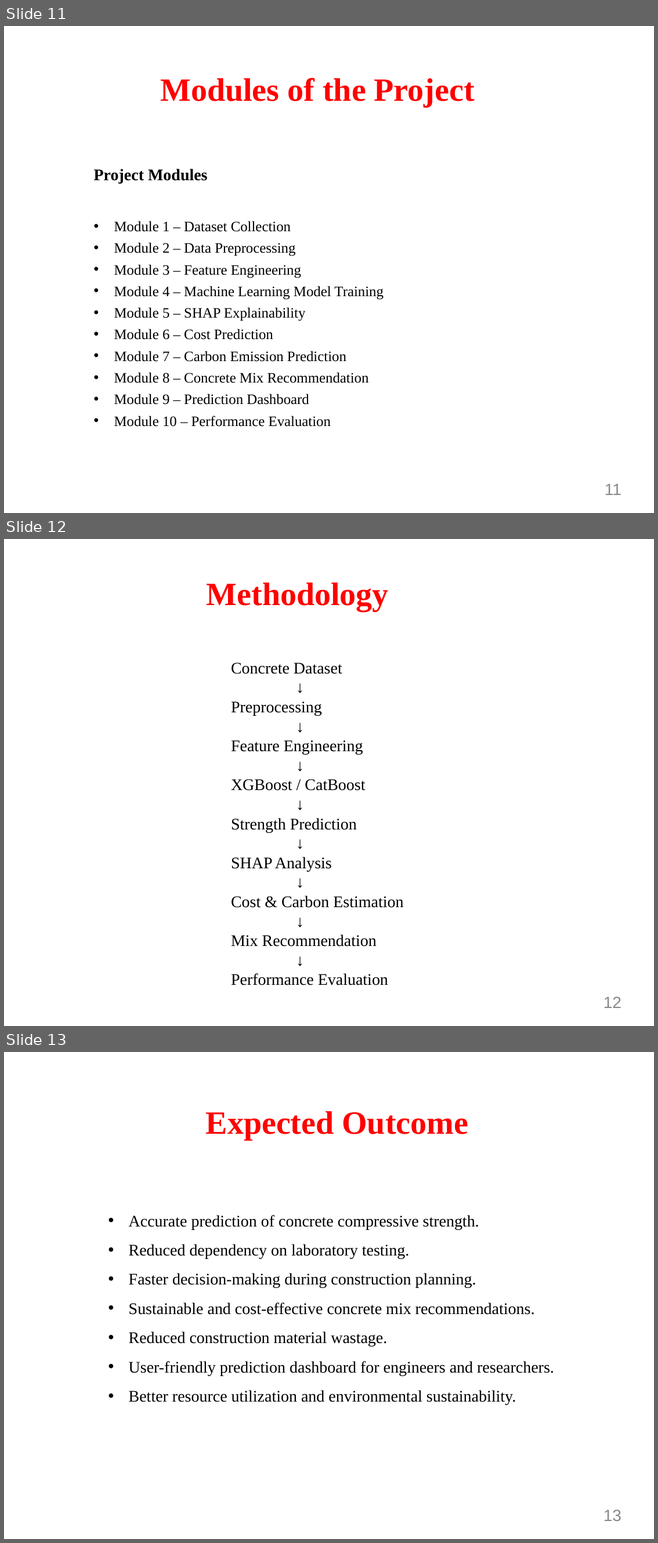
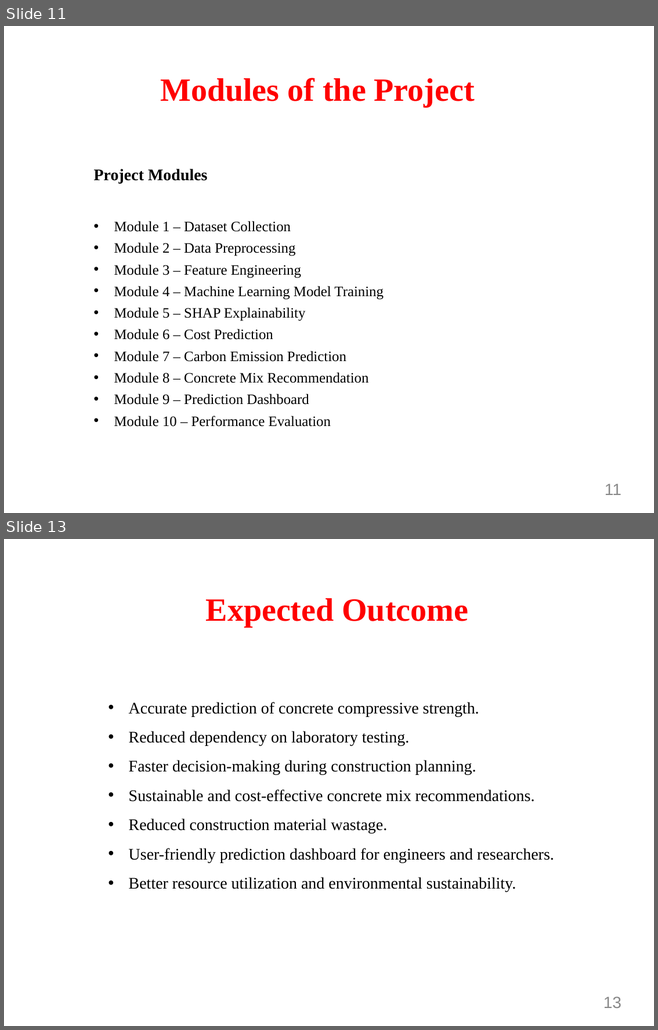
Before and after one commit to Nesha08RK/Concrete_Strength_Prediction, a slide deck: docs/Review1_Presentation.pptx. Shown one above the other, each under a label of ours: slides 11, 12 and 13 before the commit, slides 11 and 13 after it; the slides between them are not shown. The pictures are 658x1543 and 658x1030 pixels, drawn with LibreOffice and Linux fonts; fonts in the diff are those of the drawing; background and template pictures are left out. Boxes give left, top, right and bottom in pixels: in the first picture for what was removed or moved away, otherwise in the second. Text is boxed around its words. In the diff, an @@ line names an element or a change of style, - is before the commit and + after.

```diff
--- a/docs/Review1_Presentation.pptx
+++ b/docs/Review1_Presentation.pptx
@@ slide 12 removed at [4, 539, 654, 1026], background picture (left out) @@
@@ title removed at [206, 583, 389, 611] @@
-Methodology
@@ text removed at [231, 663, 403, 986] @@
-Concrete Dataset
-↓
-Preprocessing
-↓
-Feature Engineering
-↓
-XGBoost / CatBoost
-↓
-Strength Prediction
-↓
-SHAP Analysis
-↓
-Cost & Carbon Estimation
-↓
-Mix Recommendation
-↓
-Performance Evaluation
@@ page number removed at [603, 997, 621, 1008] @@
-12
```
Also in this commit, not shown: 2 slides changed, 1 slide added.
